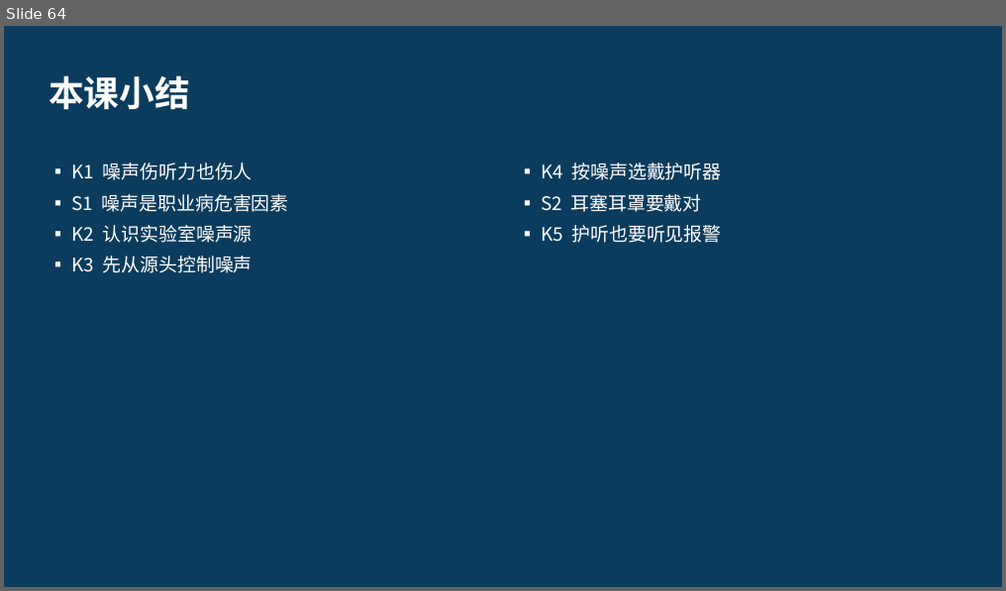
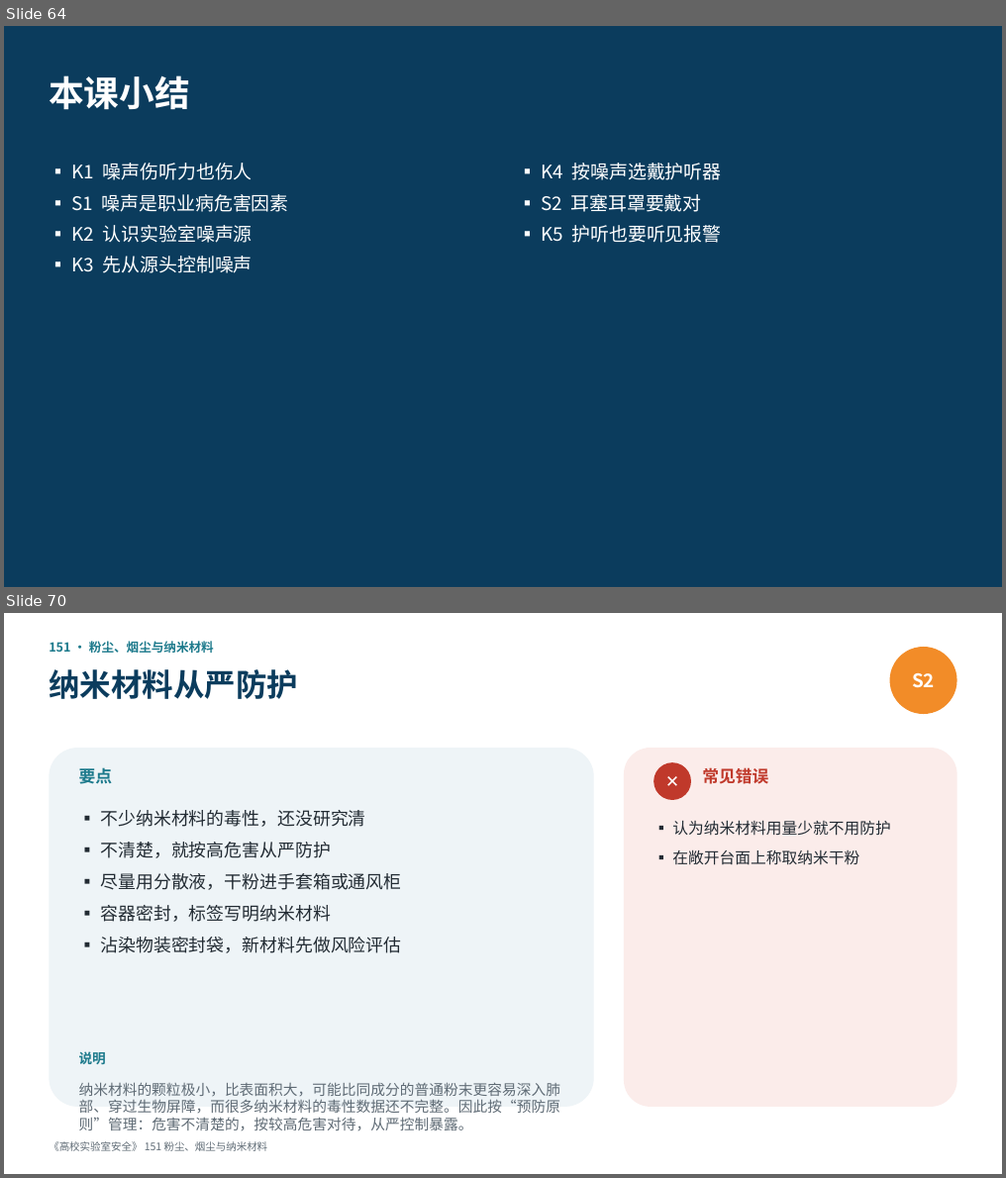
Before and after one commit to hanrongwx-max/videoyoutubo, a slide deck: course/高校实验室安全/课件/第13章_人机工效与职业健康.pptx. Shown one above the other, each under a label of ours: slide 64 before the commit, slides 64 and 70 after it; the slides between them are not shown. The pictures are 1006x591 and 1006x1178 pixels, drawn with LibreOffice and Linux fonts; fonts in the diff are those of the drawing. Boxes give left, top, right and bottom in pixels: in the first picture for what was removed or moved away, otherwise in the second. Text is boxed around its words. In the diff, an @@ line names an element or a change of style, - is before the commit and + after.

```diff
--- a/course/高校实验室安全/课件/第13章_人机工效与职业健康.pptx
+++ b/course/高校实验室安全/课件/第13章_人机工效与职业健康.pptx
@@ slide 70 added at [4, 613, 1002, 1174], background #FFFFFF @@
@@ text added at [49, 641, 214, 653], 12 pt, text #1D7A8C, bold @@
+151 · 粉尘、烟尘与纳米材料
@@ text added at [49, 669, 298, 699], 30 pt, text #0B3C5D, bold @@
+纳米材料从严防护
@@ ellipse added at [890, 647, 957, 714], fill #F28C28, 18 pt, text #FFFFFF, bold @@
+S2
@@ rounded rectangle added at [49, 748, 594, 1107], fill #EEF4F7 @@
@@ rounded rectangle added at [624, 748, 957, 1107], fill #FBECEA @@
@@ text added at [79, 768, 113, 784], 16 pt, text #1D7A8C, bold @@
+要点
@@ ellipse added at [653, 762, 691, 800], fill #C0392B, 16 pt, text #FFFFFF, bold @@
+✕
@@ text added at [702, 768, 768, 784], 16 pt, text #C0392B, bold @@
+常见错误
@@ text added at [100, 810, 401, 954], 17 pt, text #222B33 @@
+▪ 不少纳米材料的毒性，还没研究清
+▪ 不清楚，就按高危害从严防护
+▪ 尽量用分散液，干粉进手套箱或通风柜
+▪ 容器密封，标签写明纳米材料
+▪ 沾染物装密封袋，新材料先做风险评估
@@ text added at [672, 820, 890, 865], 15 pt, text #222B33 @@
+▪ 认为纳米材料用量少就不用防护
+▪ 在敞开台面上称取纳米干粉
@@ text added at [79, 1053, 106, 1064], 13 pt, text #1D7A8C, bold @@
+说明
@@ text added at [79, 1082, 560, 1131], 14 pt, text #5F6B75 @@
+纳米材料的颗粒极小，比表面积大，可能比同成分的普通粉末更容易深入肺部、穿过生物屏障，而很多纳米材料的毒性数据还不完整。因此按“预防原则”管理：危害不清楚的，按较高危害对待，从严控制暴露。
@@ text added at [49, 1142, 268, 1152], 10 pt, text #5F6B75 @@
+《高校实验室安全》 151 粉尘、烟尘与纳米材料
```
Also in this commit, not shown: 12 other slides added, 2 other files.
